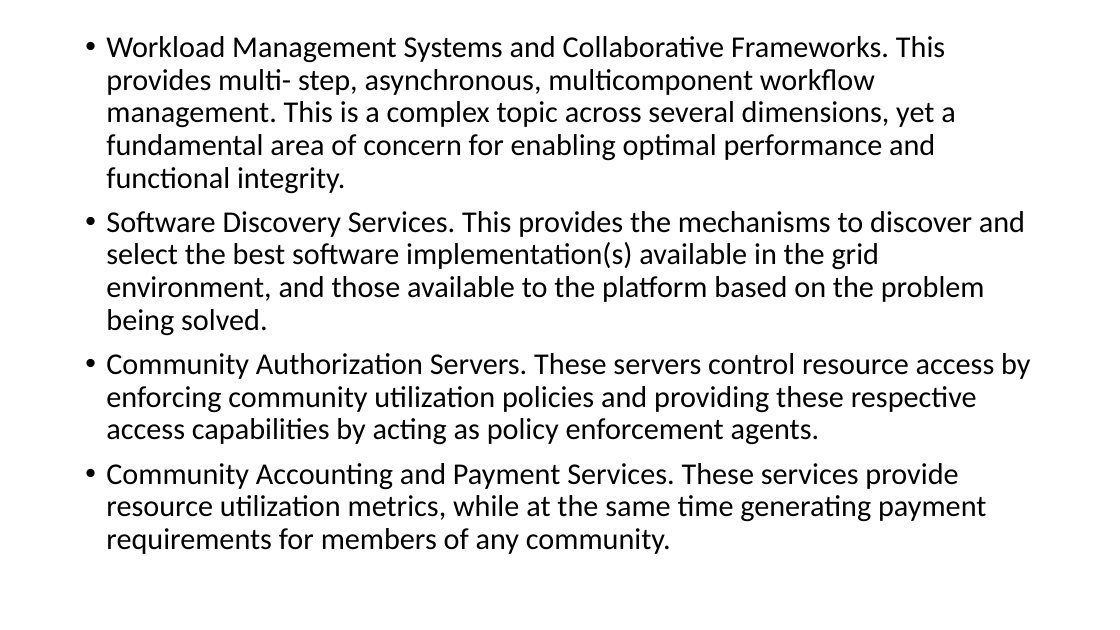
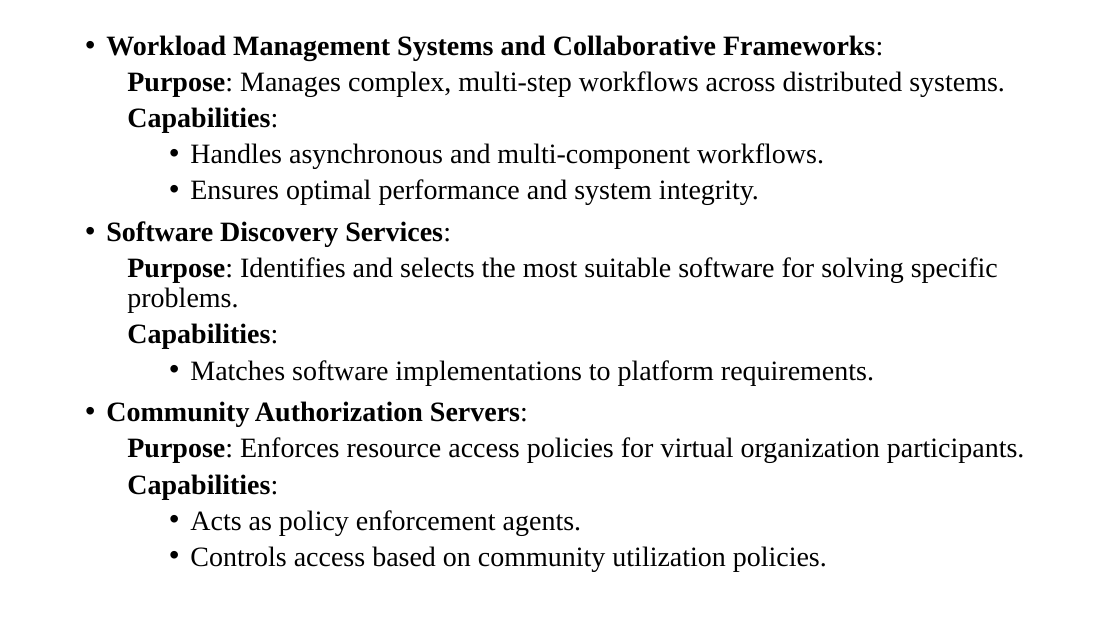
Before and after one commit to CSE-2026/4th-year-sem-2, a slide deck: slide 23 of HPC/UNIT1-PPT.pptx. Drawn at 1120x630 pixels with LibreOffice and Linux fonts; fonts in the diff are those of the drawing. Boxes give left, top, right and bottom in pixels: in the first picture for what was removed or moved away, otherwise in the second. Text is boxed around its words. In the diff, an @@ line names an element or a change of style, - is before the commit and + after.

```diff
--- a/HPC/UNIT1-PPT.pptx
+++ b/HPC/UNIT1-PPT.pptx
@@ text at box(106, 35, 1025, 571): text changed; size 25.9 to 24 pt; font Calibri to Times New Roman @@
-• Workload Management Systems and Collaborative Frameworks. This provides multi- step, asynchronous, multicomponent workflow management. This is a complex topic across several dimensions, yet a fundamental area of concern for enabling optimal performance and functional integrity.
-• Software Discovery Services. This provides the mechanisms to discover and select the best software implementation(s) available in the grid environment, and those available to the platform based on the problem being solved.
-• Community Authorization Servers. These servers control resource access by enforcing community utilization policies and providing these respective access capabilities by acting as policy enforcement agents.
-• Community Accounting and Payment Services. These services provide resource utilization metrics, while at the same time generating payment requirements for members of any community.
+• Workload Management Systems and Collaborative Frameworks:
+  Purpose: Manages complex, multi-step workflows across distributed systems.
+  Capabilities:
+    • Handles asynchronous and multi-component workflows.
+    • Ensures optimal performance and system integrity.
+• Software Discovery Services:
+  Purpose: Identifies and selects the most suitable software for solving specific problems.
+  Capabilities:
+    • Matches software implementations to platform requirements.
+• Community Authorization Servers:
+  Purpose: Enforces resource access policies for virtual organization participants.
+  Capabilities:
+    • Acts as policy enforcement agents.
+    • Controls access based on community utilization policies.
```
Also in this commit, not shown: 27 other slides changed, 10 slides added, 4 slides removed, 5 other files.
